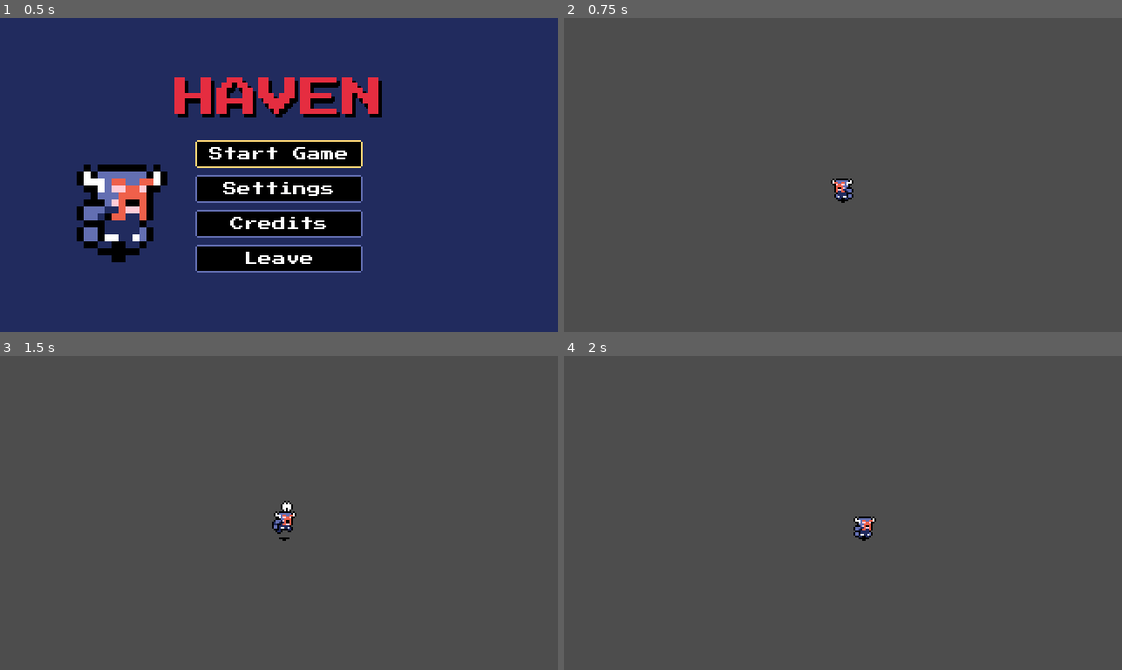
Above: before the commit, frames 1-4 (two rows, left to right).
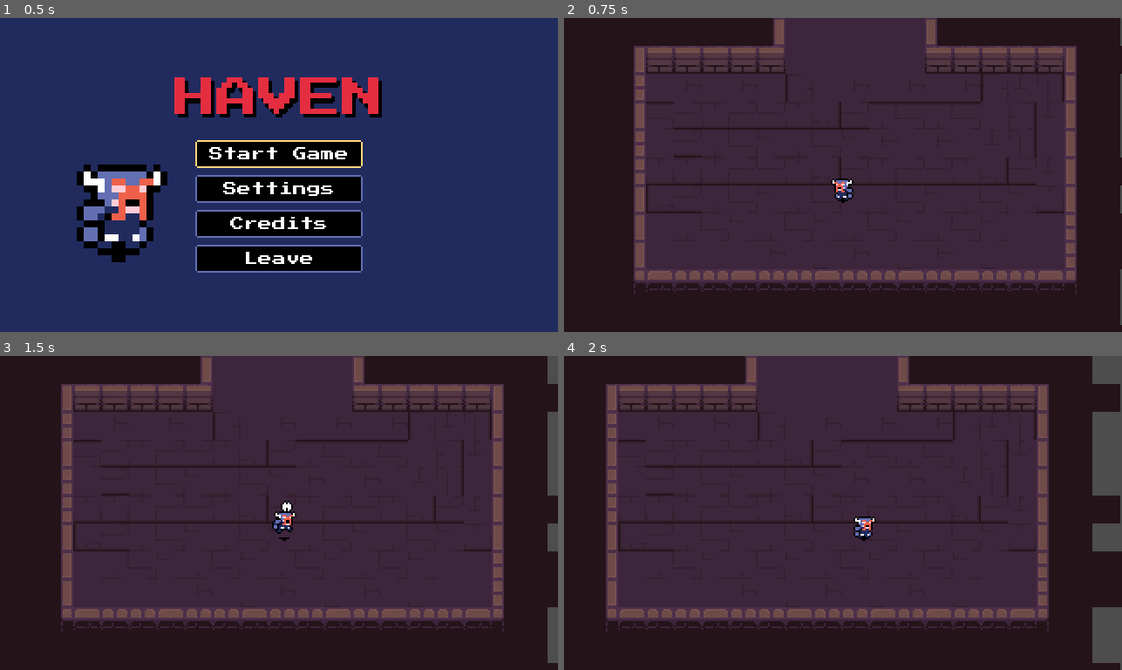
Above: after the commit, the same moments.

Repository: DaEpickid540/haven-2026
Game: Godot game, scene res://Scenes/main_menu.tscn
Two runs of this game, one before a commit and one after it. Both use one fixed random seed, a clock stepped at 60 frames per second and the inputs below.
Inputs:
- Up to frame 1 (0.5 s): no input
- Up to frame 2 (0.75 s): click "Start Game" at 0.5 s
- Up to frame 3 (1.5 s): tap Enter at 1.25 s; hold Right (right) from 1.28 s (still down); tap J (attack) at 1.35 s
- Up to frame 4 (2 s): keep holding Right (right)

Frame 1 is identical in both runs. In frame 2, 98% of the frame differs, in the area x 0-100%, y 0-100%; in frame 3, 97%; in frame 4, 95%.

Commit message:
Update

Diff:
--- a/Scenes/dunegon_hub.tscn
+++ b/Scenes/dunegon_hub.tscn
@@ -1,6 +1,7 @@
 [gd_scene format=3 uid="uid://6mmvwui76tq1"]
 
 [ext_resource type="Texture2D" uid="uid://chw2o8hrbwh8d" path="res://Assets/2D Pixel Dungeon Asset Pack/character and tileset/Dungeon_Tileset.png" id="1_4hdsq"]
+[ext_resource type="PackedScene" uid="uid://bwx5y3sqfe8k8" path="res://Scenes/player.tscn" id="2_mry4j"]
 
 [sub_resource type="TileSetAtlasSource" id="TileSetAtlasSource_mry4j"]
 texture = ExtResource("1_4hdsq")
@@ -133,3 +134,6 @@
 tile_set = SubResource("TileSet_g7b7a")
 format = 2
 layer_0/tile_data = PackedInt32Array(1114159, 458752, 5, 327684, 196608, 3, 393220, 131072, 3, 327685, 196608, 3, 39322 …(6291 unchanged characters)…
+
+[node name="Player" parent="." unique_id=222476482 instance=ExtResource("2_mry4j")]
+position = Vector2(161, 90)
--- a/Scenes/player.tscn
+++ b/Scenes/player.tscn
@@ -57,7 +57,7 @@
 "times": PackedFloat32Array(0),
 "transitions": PackedFloat32Array(1),
 "update": 0,
-"values": [PackedVector2Array(-3, -1, 6, -1, 6, -8, -3, -8)]
+"values": [PackedVector2Array()]
 }
 
 [sub_resource type="Animation" id="Animation_3smsa"]
@@ -145,6 +145,18 @@
 "transitions": PackedFloat32Array(1, 1, 1, 1),
 "update": 1,
 "values": [20, 21, 22, 23]
+}
+tracks/2/type = "value"
+tracks/2/imported = false
+tracks/2/enabled = true
+tracks/2/path = NodePath("../Area2D/CollisionPolygon2D:polygon")
+tracks/2/interp = 1
+tracks/2/loop_wrap = true
+tracks/2/keys = {
+"times": PackedFloat32Array(0, 0.1, 0.2, 0.3),
+"transitions": PackedFloat32Array(1, 1, 1, 1),
+"update": 0,
+"values": [PackedVector2Array(), PackedVector2Array(-6, -1, 3, -1, 3, -8, -6, -8), PackedVector2Array(-6, 16, -3, -3, -9, -2, -14, 9, -14, 16), PackedVector2Array(-6, 16, -6, 8, -11, 8, -14, 8, -14, 16)]
 }
 
 [sub_resource type="Animation" id="Animation_ukyrk"]
@@ -502,7 +514,6 @@
 [node name="Area2D" type="Area2D" parent="." unique_id=1643113148]
 
 [node name="CollisionPolygon2D" type="CollisionPolygon2D" parent="Area2D" unique_id=1342032514]
-polygon = PackedVector2Array(-3, -1, 6, -1, 6, -8, -3, -8)
 
 [node name="CollisionShape2D" type="CollisionShape2D" parent="." unique_id=202009393]
 position = Vector2(0, 11)
--- a/Scripts/main_menu.gd
+++ b/Scripts/main_menu.gd
@@ -43,7 +43,7 @@
 # --- Main buttons ---
 
 func _on_start_game_pressed() -> void:
-	get_tree().change_scene_to_file("res://Scenes/player.tscn")
+	get_tree().change_scene_to_file("res://Scenes/dunegon_hub.tscn")
 
 
 func _on_settings_pressed() -> void:
